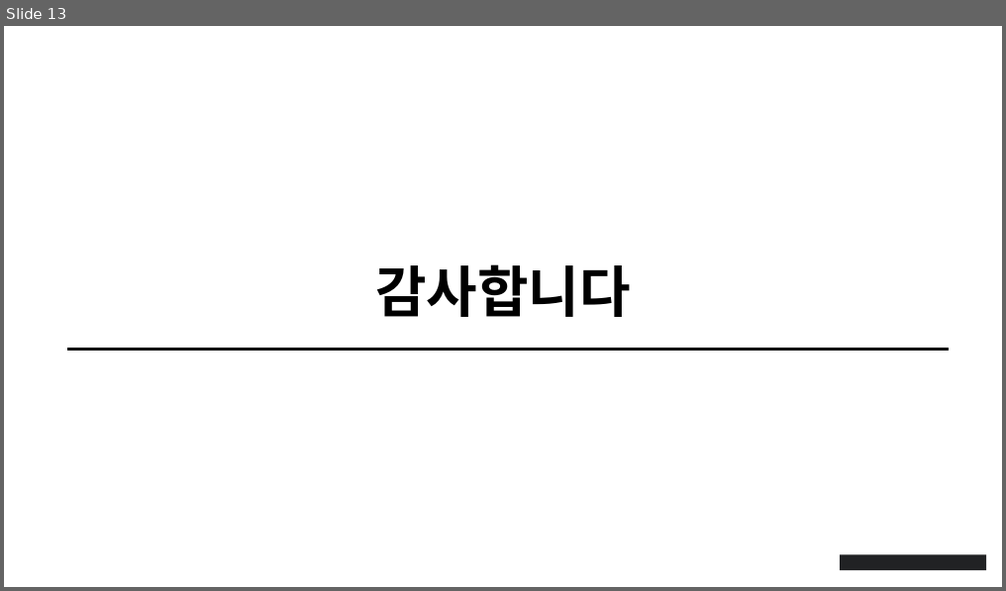
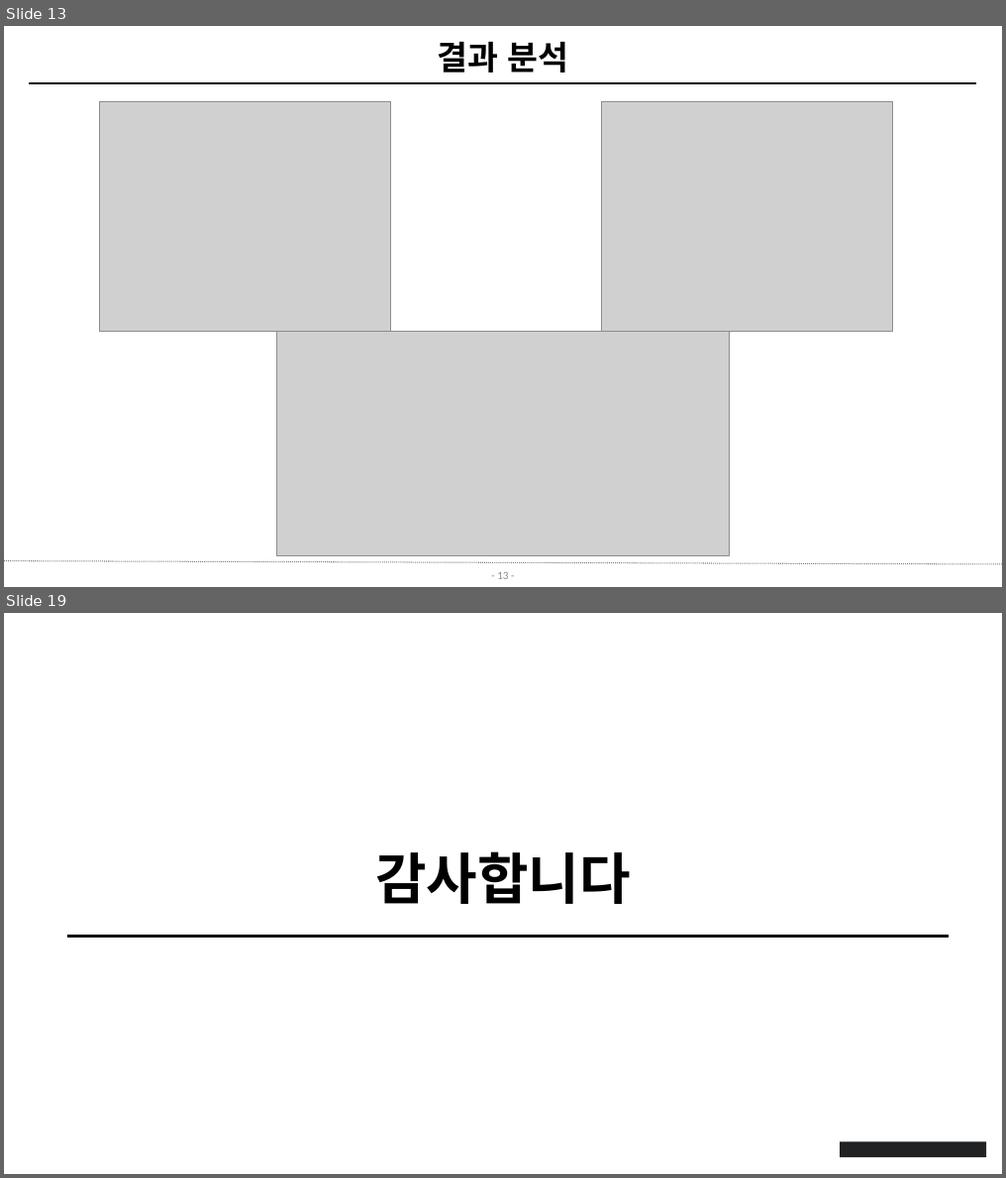
Before and after one commit to kty2001/water_quality, a slide deck: lstm_test.pptx. Shown one above the other, each under a label of ours: slide 13 before the commit, slides 13 and 19 after it; the slides between them are not shown. The pictures are 1006x591 and 1006x1178 pixels, drawn with LibreOffice and Linux fonts; fonts in the diff are those of the drawing; grey boxes stand for pictures; background and template pictures are left out. Boxes give left, top, right and bottom in pixels: in the first picture for what was removed or moved away, otherwise in the second. Text is boxed around its words. In the diff, an @@ line names an element or a change of style, - is before the commit and + after.

```diff
--- a/lstm_test.pptx
+++ b/lstm_test.pptx
@@ slide 13 added at <box>4,26,1002,587</box>, background #FFFFFF @@
@@ title added at <box>438,42,569,73</box>, 24 pt, text #000000, bold @@
+결과 분석
@@ line added from (29, 83) to (976, 83), #000000 1.75 pt @@
@@ picture added at <box>100,102,391,330</box> @@
@@ picture added at <box>602,102,893,330</box> @@
@@ picture added at <box>277,331,730,557</box> @@
@@ line added from (4, 561) to (1002, 565), #808080 0.75 pt dashed @@
@@ page number added at <box>497,572,508,579</box>, 8 pt, text #8C8C8C @@
+- 13 -
@@ what was slide 13 is now slide 19 @@
```
Also in this commit, not shown: 5 other slides added, 2 other files.
